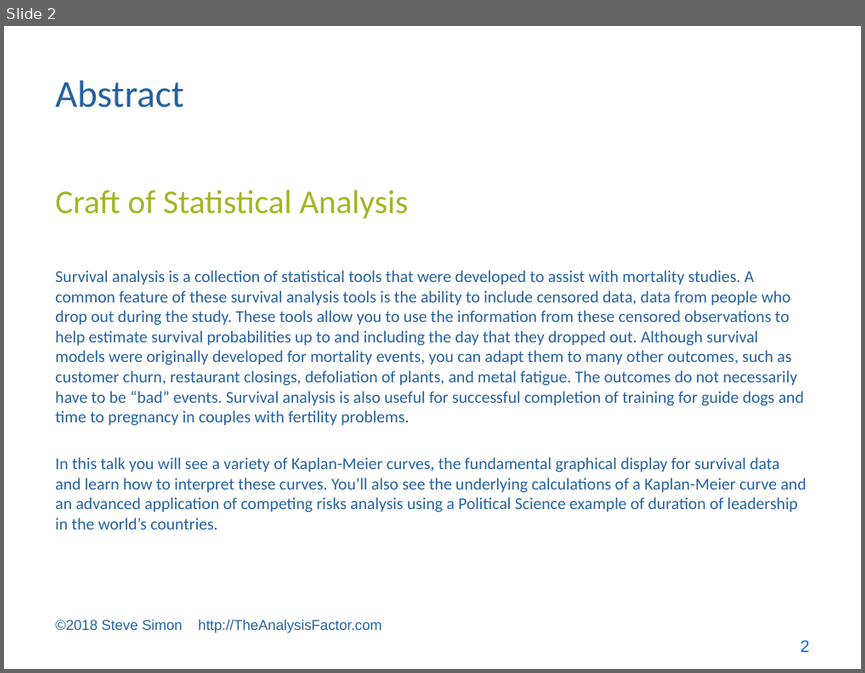
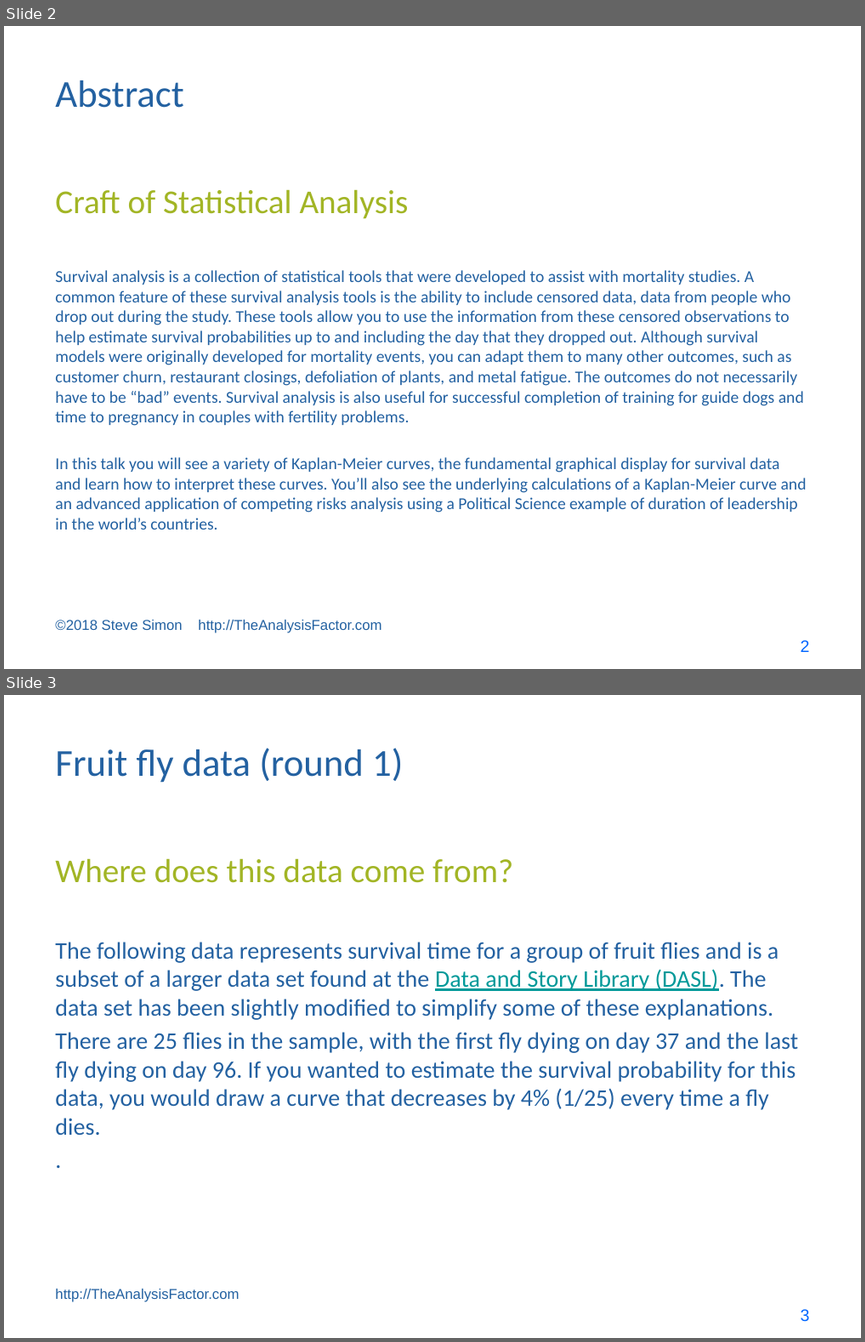
Before and after one commit to pmean/survival-models, a slide deck: bin/cosa lecture.pptx. Shown one above the other, each under a label of ours: slide 2 before the commit, slides 2 and 3 after it. The pictures are 865x673 and 865x1342 pixels, drawn with LibreOffice and Linux fonts; fonts in the diff are those of the drawing. Boxes give left, top, right and bottom in pixels: in the first picture for what was removed or moved away, otherwise in the second. Text is boxed around its words. In the diff, an @@ line names an element or a change of style, - is before the commit and + after.

```diff
--- a/bin/cosa lecture.pptx
+++ b/bin/cosa lecture.pptx
@@ slide 3 added at [4,695,861,1338], background #FFFFFF @@
@@ title added at [55,748,403,783], 32 pt, text #2361A1 @@
+Fruit fly data (round 1)
@@ text added at [55,858,513,883], 28 pt, text #A2B525 @@
+Where does this data come from?
@@ text added at [55,941,798,1134], 20 pt, text #2361A1 @@
+The following data represents survival time for a group of fruit flies and is a subset of a larger data set found at the Data and Story Library (DASL). The data set has been slightly modified to simplify some of these explanations.
+There are 25 flies in the sample, with the first fly dying on day 37 and the last fly dying on day 96. If you wanted to estimate the survival probability for this data, you would draw a curve that decreases by 4% (1/25) every time a fly dies.
+.
@@ text added at [55,1288,239,1302], 12 pt, text #2361A1 @@
+http://TheAnalysisFactor.com
@@ page number added at [800,1309,810,1321], 14 pt, text #0066FF @@
+3
```
Also in this commit, not shown: 19 other slides added, 9 other files.
